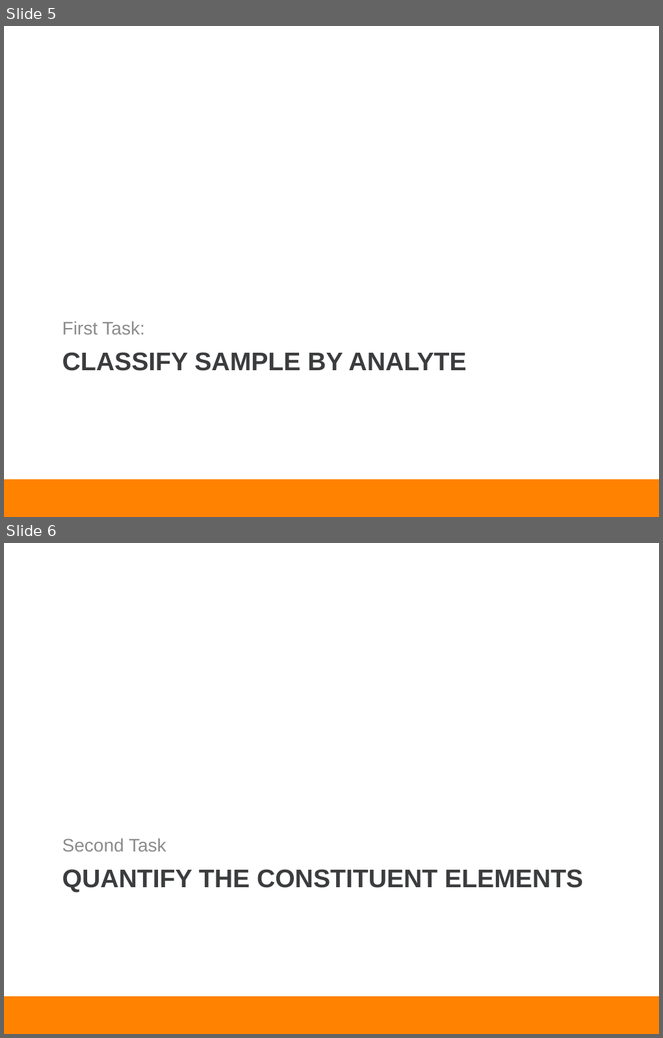
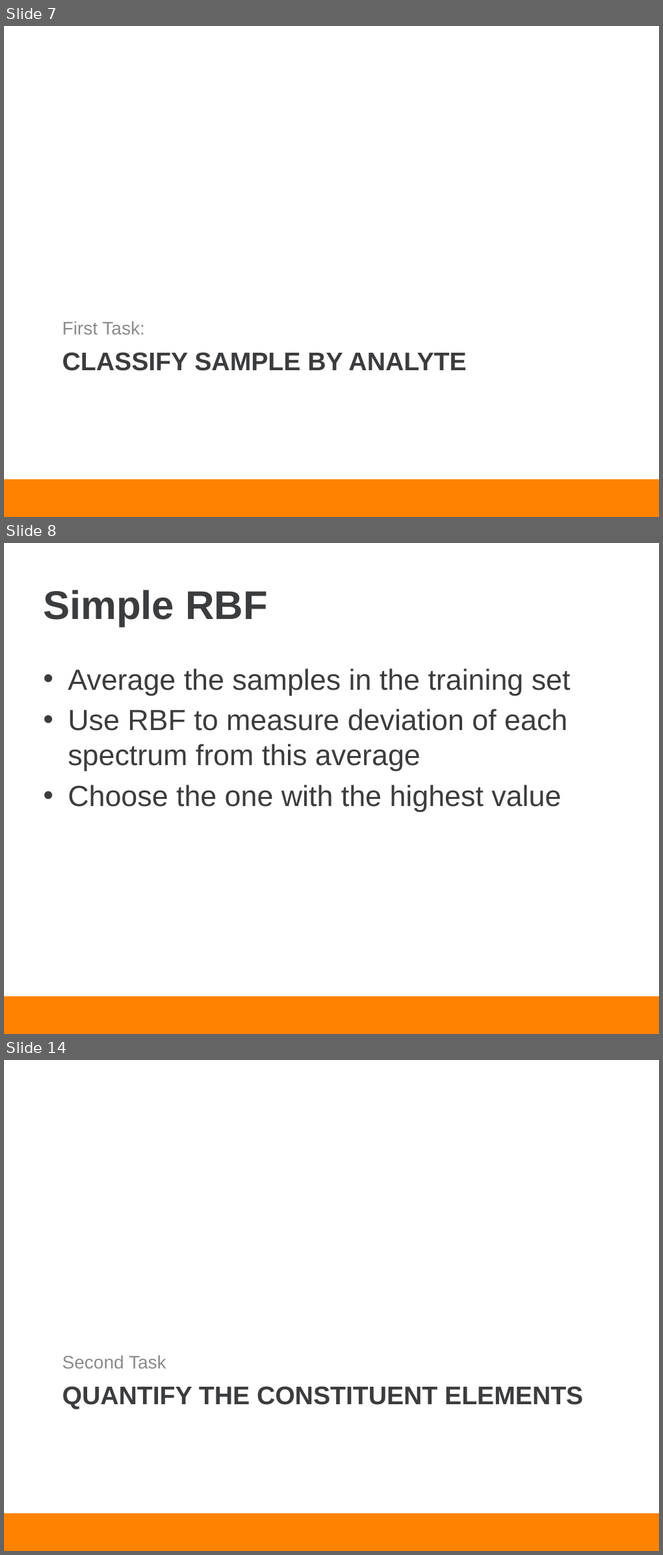
Before and after one commit to piovere/nucnotes, a slide deck: ne697neuralnetworks/project/presentation.pptx. Shown one above the other, each under a label of ours: slides 5 and 6 before the commit, slides 7, 8 and 14 after it; the slides between them are not shown. The pictures are 663x1038 and 663x1555 pixels, drawn with LibreOffice and Linux fonts; fonts in the diff are those of the drawing; background and template pictures are left out. Boxes give left, top, right and bottom in pixels: in the first picture for what was removed or moved away, otherwise in the second. Text is boxed around its words. In the diff, an @@ line names an element or a change of style, - is before the commit and + after.

```diff
--- a/ne697neuralnetworks/project/presentation.pptx
+++ b/ne697neuralnetworks/project/presentation.pptx
@@ slide 8 added at [4,543,659,1034], background #FFFFFF; not listed: 1 template element that a slide beside it also shows @@
@@ title added at [43,590,268,627], 44 pt, text #3B3C3E, bold @@
+Simple RBF
@@ text added at [68,668,571,812], 32 pt, text #3B3C3E @@
+• Average the samples in the training set
+• Use RBF to measure deviation of each spectrum from this average
+• Choose the one with the highest value
@@ what was slide 5 is now slide 7 @@
@@ what was slide 6 is now slide 14 @@
```
Also in this commit, not shown: 1 slide changed, 9 other slides added.
